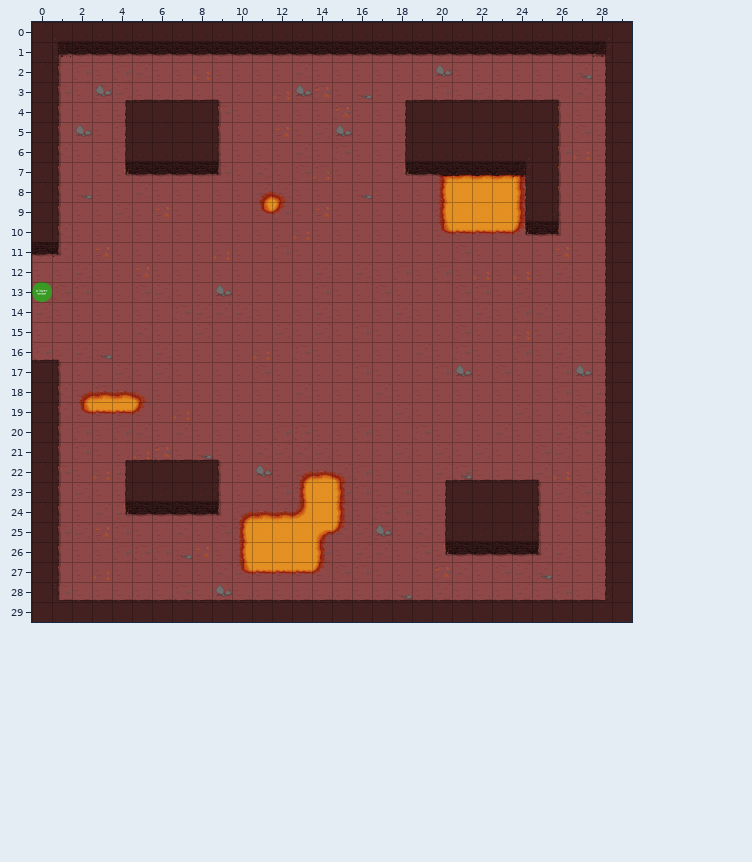
One commit to this Tiled map (JSON): assets/tilemaps/level1BossRoom.json. The first picture shows the starting point.
Cells are 64x64 px. Shown: x 0..29, y 0..29.
The result:
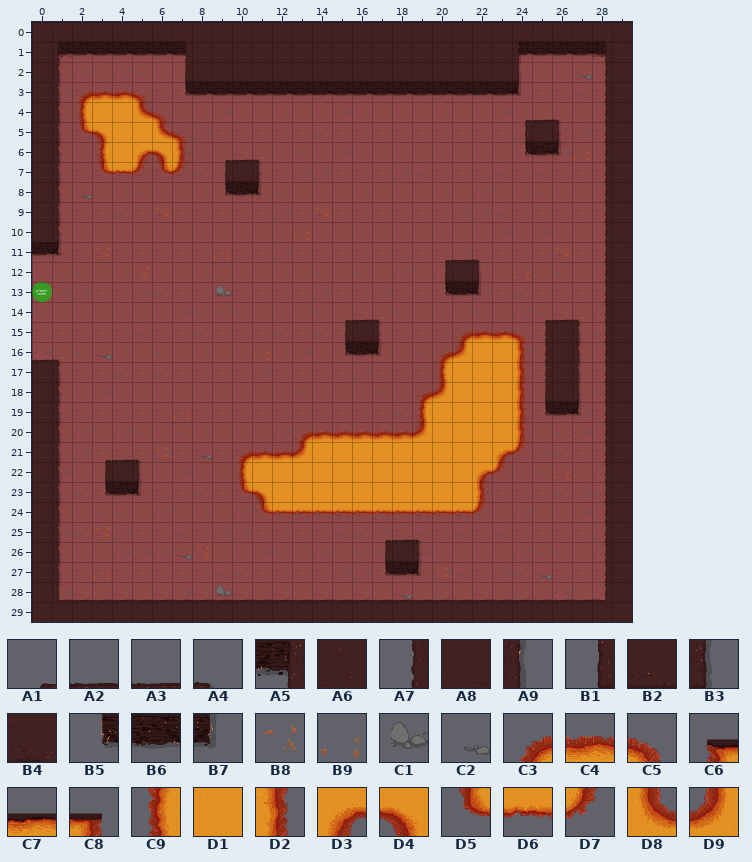
Key: from "tiles 1": A1 0, A2 1, A3 2, A4 3, A5 8, A6 9, A7 16, A8 17, A9 18, B1 24, B2 25, B3 26, B4 27, B5 32, B6 33, B7 34, B8 35, B9 36, C1 43, C2 44, C3 48, C4 49, C5 50, C6 51, C7 52, C8 53, C9 56, D1 57, D2 58, D3 62, D4 63, D5 64, D6 65, D7 66, D8 70, D9 71.
__ is an empty cell.
The commit says: boss fight partially working
The edit:
Layer "1":
y 3: x 4..9 A1 A3 A2 A3 A3 A4 -> __ __ __ __ __ __; x 18..26 A1 A3 A3 A3 A3 A2 A3 A3 A4 -> __ __ __ __ __ __ __ __ __
y 4: x 4..9 A7 A8 A8 A6 A8 A9 -> __ __ __ __ __ __; x 18..26 A7 A8 A8 A8 A8 A8 A6 A8 A9 -> __ __ __ __ __ __ __ __ __
y 5: x 4..9 A7 A8 A6 A6 A6 A9 -> __ __ __ __ __ __; x 18..24 A7 A8 A8 A8 A8 A6 A6 -> __ __ __ __ __ __ __; x 26 A9 -> __
y 6: x 4..9 B1 B2 B2 B2 B2 B3 -> __ __ __ __ __ __; x 18..26 B1 B2 B2 B2 B2 B2 B4 A8 A9 -> __ __ __ __ __ __ __ __ __
y 7: x 4..9 B5 B6 B6 B6 B6 B7 -> __ __ __ __ __ __; x 18..26 B5 B6 C6 C7 C7 C7 C8 A6 A9 -> __ __ __ __ __ __ __ __ __
y 8: x 11..12 C3 C5 -> __ __; x 20..26 C9 D1 D1 D1 D2 A6 A9 -> __ __ __ __ __ __ __
y 9: x 11..12 D5 D7 -> __ __; x 20..26 C9 D1 D1 D1 D2 B2 B3 -> __ __ __ __ __ __ __
y 10: x 20..26 D5 D6 D6 D6 D7 B6 B7 -> __ __ __ __ __ __ __
y 18: x 2..5 C3 C4 C4 C5 -> __ __ __ __
y 19: x 2..5 D5 D6 D6 D7 -> __ __ __ __
y 21: x 4..9 A1 A3 A2 A3 A3 A4 -> __ __ __ __ __ __
y 22: x 4..9 A7 A8 A8 A6 A8 A9 -> __ __ __ __ __ __; x 13..15 C3 C4 C5 -> __ __ __; x 20..25 A1 A3 A2 A3 A3 A4 -> __ __ __ __ __ __
y 23: x 4..9 B1 B2 B2 B2 B2 B3 -> __ __ __ __ __ __; x 13 C9 -> __; x 15 D2 -> __; x 20..25 A7 A8 A8 A6 A8 A9 -> __ __ __ __ __ __
y 24: x 4..15 B5 B6 B6 B6 B6 B7 C3 C4 C4 D9 D1 D2 -> __ __ __ __ __ __ __ __ __ __ __ __; x 20..25 A7 A8 A6 A6 A6 A9 -> __ __ __ __ __ __
y 25: x 10..15 C9 D1 D1 D1 D3 D7 -> __ __ __ __ __ __; x 20..25 B1 B2 B2 B2 B2 B3 -> __ __ __ __ __ __
y 26: x 10..14 C9 D1 D1 D1 D2 -> __ __ __ __ __; x 20..25 B5 B6 B6 B6 B6 B7 -> __ __ __ __ __ __
y 27: x 10..14 D5 D6 D6 D6 D7 -> __ __ __ __ __
Layer "2":
y 1: x 7..24 __ __ __ __ __ __ __ __ __ __ __ __ __ __ __ __ __ __ -> A7 A8 A8 A8 A8 A8 A8 A8 A8 A8 A8 A8 A8 A8 A8 A8 A8 A9
y 2: x 7..24 __ B9 __ __ __ __ __ __ __ __ __ __ __ C1 __ __ __ __ -> B1 B2 B2 B2 B2 B2 B2 B2 B2 B2 B2 B2 B2 B2 B2 B2 B2 B3
y 3: x 2..5 __ C1 __ __ -> C3 C4 C4 C5; x 7..24 __ __ __ __ __ B9 C1 B8 __ C2 __ __ __ __ __ __ __ __ -> B5 B6 B6 B6 B6 B6 B6 B6 B6 B6 B6 B6 B6 B6 B6 B6 B6 B7
y 4: x 2..6 __ __ __ __ __ -> C9 D1 D1 D8 C5; x 15 B8 -> __; x 24..26 __ __ __ -> A1 A2 A4
y 5: x 2..7 C1 __ __ __ __ __ -> D5 D4 D1 D1 D8 C5; x 12 B8 -> __; x 15 C1 -> __; x 24 __ -> B1; x 26 __ -> B3
y 6: x 3..7 __ __ __ __ __ -> C9 D1 D3 D4 D2; x 9..11 __ __ __ -> A1 A2 A4; x 24..26 __ __ __ -> B5 B6 B7
y 7: x 3..7 __ __ __ __ __ -> D5 D6 D7 D5 D7; x 9..11 __ __ __ -> B1 B2 B3; x 14 B9 -> __; x 20..24 B6 B6 B6 B6 A5 -> __ __ __ __ __
y 8: x 9..11 __ __ __ -> B5 B6 B7; x 16 C2 -> __; x 24 A7 -> __
y 9: x 24 B1 -> __
y 10: x 24 B5 -> __
y 11: x 20..22 __ __ __ -> A1 A2 A4
y 12: x 20..22 __ __ B9 -> B1 B2 B3
y 13: x 20..22 __ __ __ -> B5 B6 B7
y 14: x 15..17 __ __ __ -> A1 A2 A4; x 25..27 __ __ __ -> A1 A2 A4
y 15: x 15..17 __ __ __ -> B1 B2 B3; x 21..27 __ __ __ B9 __ __ __ -> C3 C4 C4 C5 A7 A8 A9
y 16: x 15..17 __ __ __ -> B5 B6 B7; x 20..27 __ __ __ __ __ __ __ __ -> C3 D9 D1 D1 D2 A7 A8 A9
y 17: x 20..27 __ C1 __ __ __ __ __ C1 -> C9 D1 D1 D1 D2 A7 A8 A9
y 18: x 19..27 __ __ __ __ __ __ __ __ __ -> C3 D9 D1 D1 D1 D2 B1 B2 B3
y 19: x 19..27 __ __ __ __ __ __ __ __ __ -> C9 D1 D1 D1 D1 D2 B5 B6 B7
y 20: x 13..24 __ __ __ __ __ __ __ __ __ __ __ __ -> C3 C4 C4 C4 C4 C4 D9 D1 D1 D1 D1 D2
y 21: x 3..5 __ __ B9 -> A1 A2 A4; x 10..24 __ __ __ __ __ __ __ __ __ __ __ __ __ __ __ -> C3 C4 C4 D9 D1 D1 D1 D1 D1 D1 D1 D1 D1 D3 D7
y 22: x 3..5 B9 __ __ -> B1 B2 B3; x 10..23 __ C1 __ __ __ __ __ __ __ __ __ C2 __ __ -> C9 D1 D1 D1 D1 D1 D1 D1 D1 D1 D1 D1 D3 D7
y 23: x 3..5 __ __ __ -> B5 B6 B7; x 10..13 __ __ __ __ -> D5 D4 D1 D1; x 15..22 __ __ __ __ __ __ __ __ -> D1 D1 D1 D1 D1 D1 D1 D2
y 24: x 11..22 __ __ __ __ __ __ __ __ __ __ __ __ -> D5 D6 D6 D6 D6 D6 D6 D6 D6 D6 D6 D7
y 25: x 17..19 C1 __ __ -> A1 A2 A4
y 26: x 17..19 __ __ __ -> B1 B2 B3
y 27: x 17..19 __ __ __ -> B5 B6 B7
